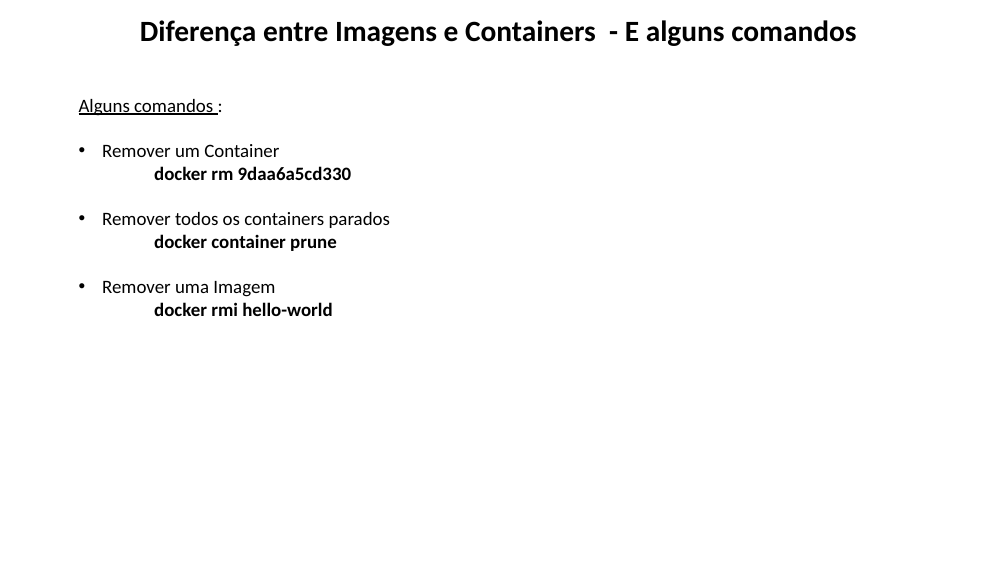
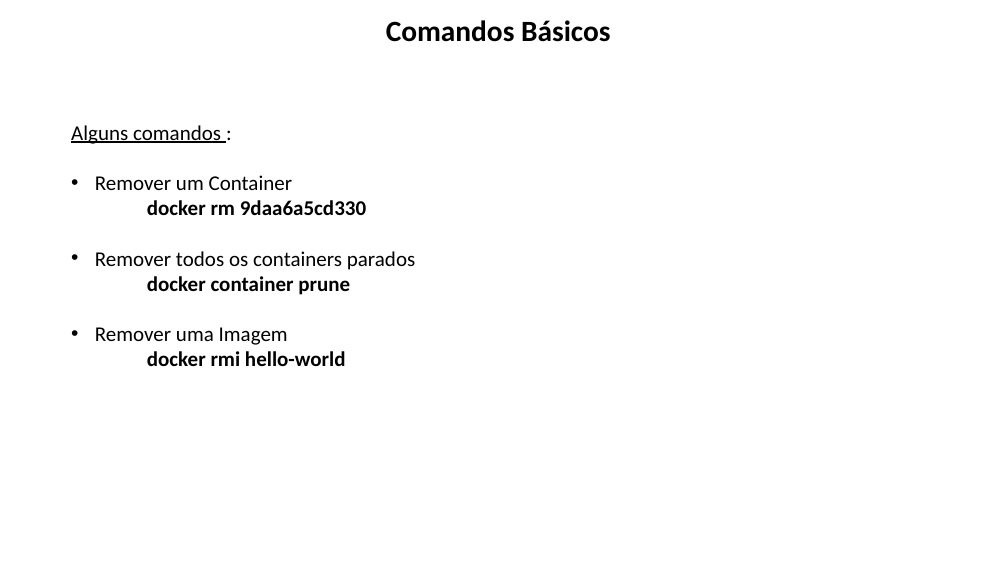
Before and after one commit to lacsousa/learning-docker, a slide deck: slide 12 of docs/docker-resumo.pptx. Drawn at 1008x567 pixels with LibreOffice and Linux fonts; fonts in the diff are those of the drawing. Boxes give left, top, right and bottom in pixels: in the first picture for what was removed or moved away, otherwise in the second. Text is boxed around its words. In the diff, an @@ line names an element or a change of style, - is before the commit and + after.

```diff
--- a/docs/docker-resumo.pptx
+++ b/docs/docker-resumo.pptx
@@ text at (x1=386, y1=20, x2=610, y2=42): text changed @@
-Diferença entre Imagens e Containers - E alguns comandos
+Comandos Básicos
@@ text "Alguns comandos :" moved from (x1=79, y1=99, x2=390, y2=316) to (x1=71, y1=125, x2=415, y2=366) @@
@@ text "Alguns comandos :" at (x1=71, y1=125, x2=415, y2=366): size 18 to 20 pt @@
```
Also in this commit, not shown: 9 other slides changed, 3 slides added, 3 slides removed.
